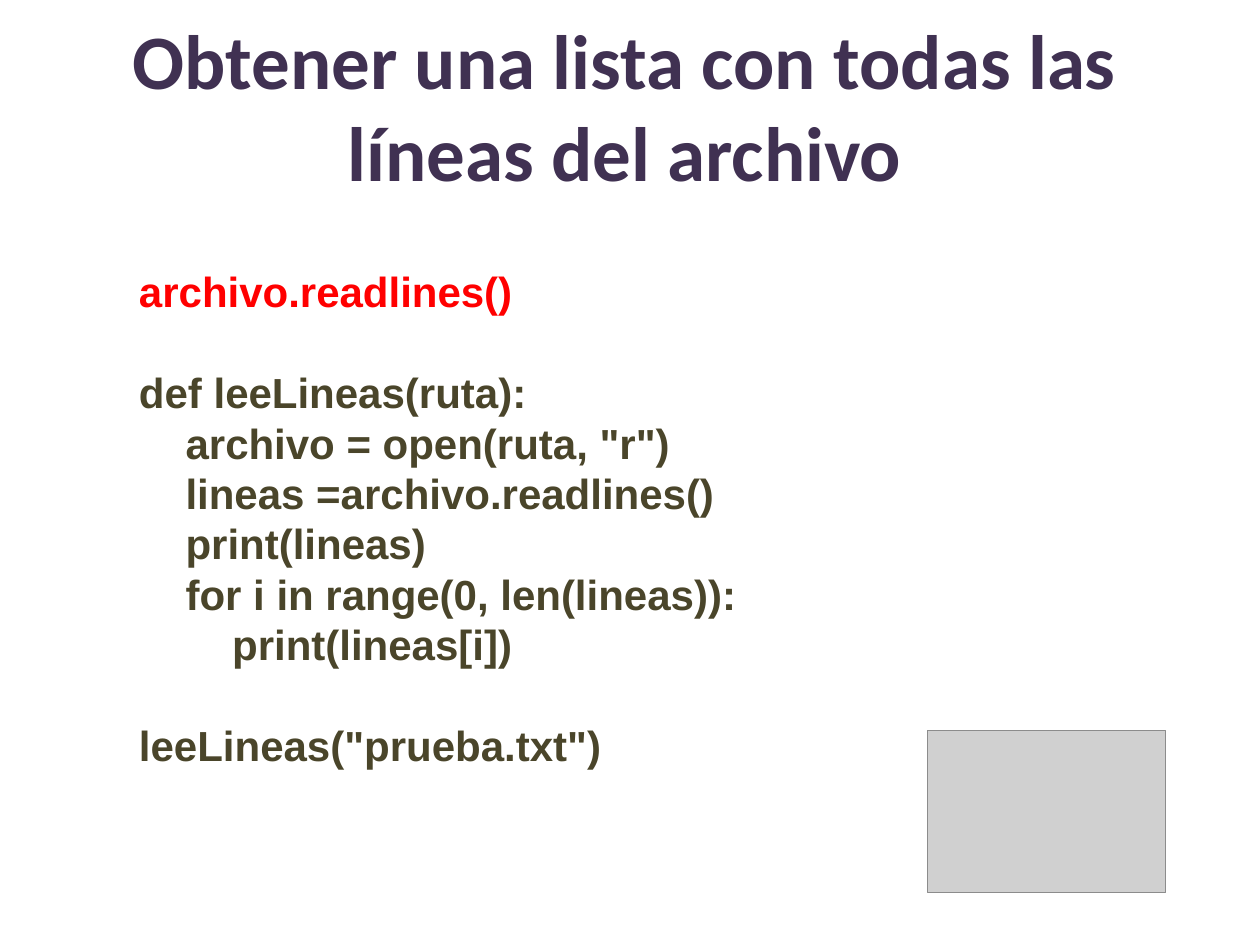
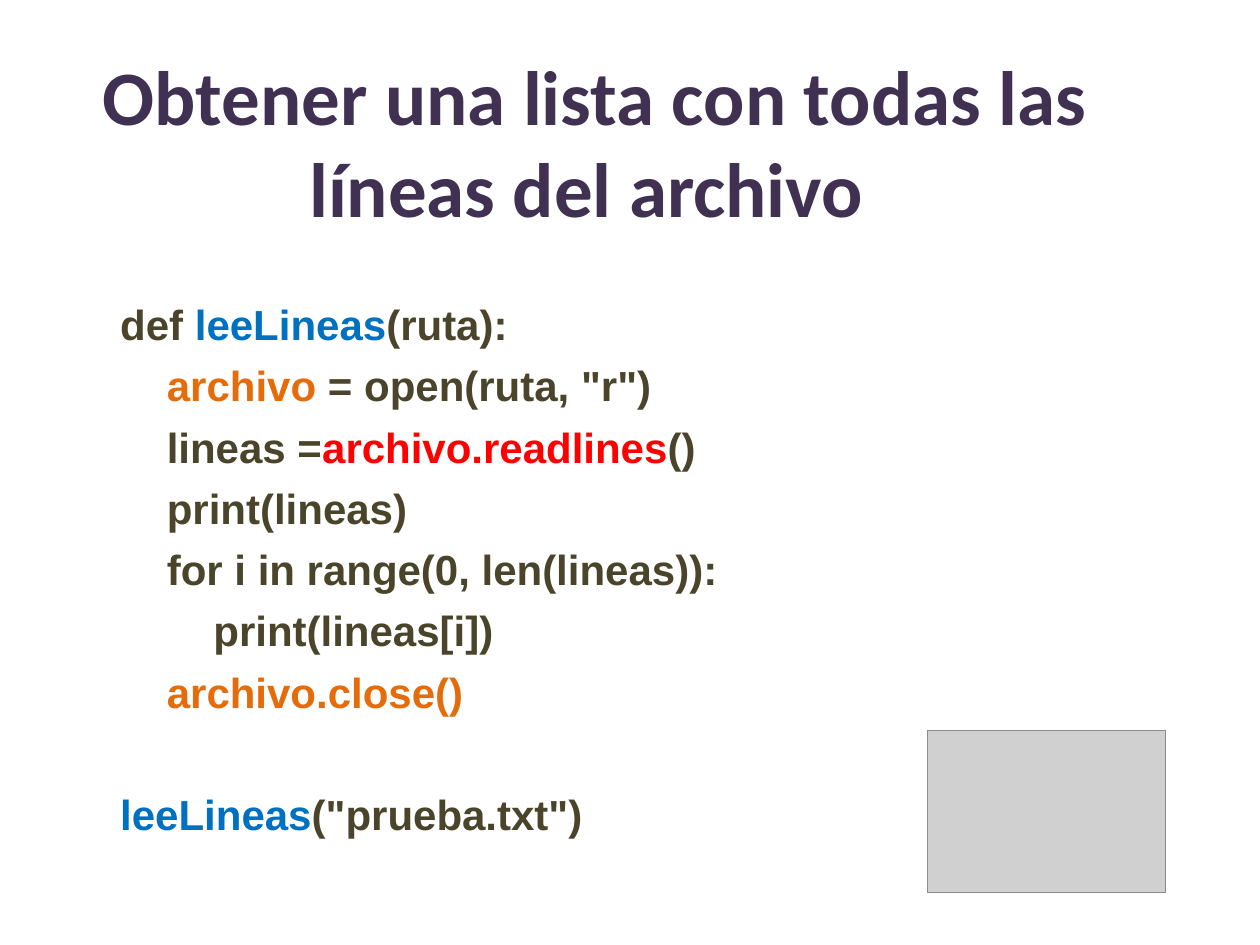
Before and after one commit to lizetheP/PensamientoC, a slide deck: slide 10 of calendario/documentos/10_Archivos.pptx. Drawn at 1260x945 pixels with LibreOffice and Linux fonts; fonts in the diff are those of the drawing; grey boxes stand for pictures. Boxes give left, top, right and bottom in pixels: in the first picture for what was removed or moved away, otherwise in the second. Text is boxed around its words. In the diff, an @@ line names an element or a change of style, - is before the commit and + after.

```diff
--- a/calendario/documentos/10_Archivos.pptx
+++ b/calendario/documentos/10_Archivos.pptx
@@ text "Obtener una lista con todas ..." moved from (x1=133, y1=35, x2=1115, y2=182) to (x1=103, y1=71, x2=1085, y2=218) @@
@@ text "def leeLineas(ruta):" moved from (x1=139, y1=276, x2=736, y2=769) to (x1=120, y1=309, x2=718, y2=839) @@
@@ text at (x1=139, y1=276, x2=512, y2=316): paragraph removed @@
-archivo.readlines()
@@ text at (x1=120, y1=309, x2=718, y2=839): text colour #4A452A to #0070C0 in "leeLineas(ruta):", "leeLineas("prueba.txt")"; text colour #4A452A to #E46C0A in "archivo"; text colour #4A452A to #FF0000 in "=archivo.readlines()"; line spacing 1 to 35pt @@
@@ text at (x1=167, y1=677, x2=463, y2=716): paragraph added @@
+archivo.close()
```
Also in this commit, not shown: 14 other slides changed, 4 other files.
